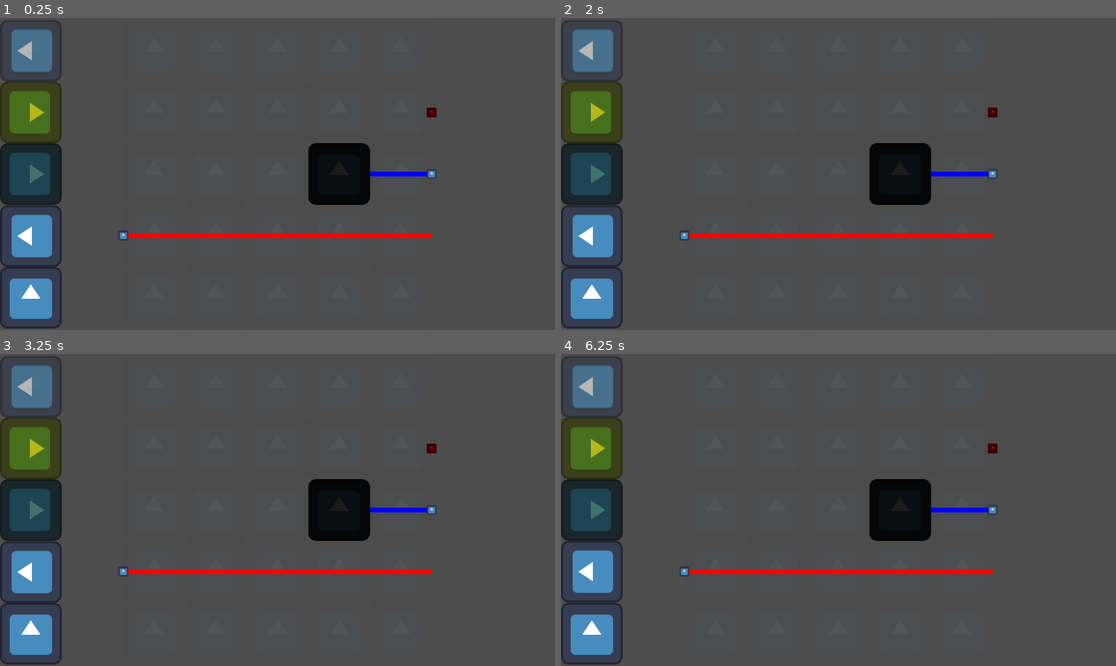
Above: before the commit, frames 1-4 (two rows, left to right).
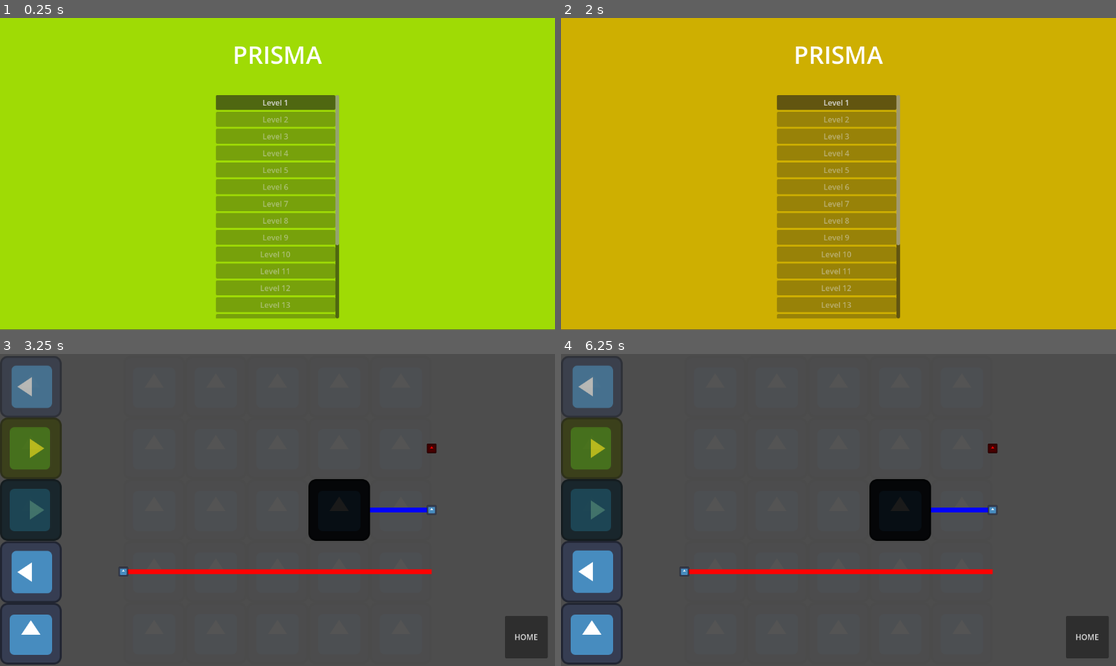
Above: after the commit, the same moments.

Repository: Phijo1/Prisma
Game: Godot game, scene res://menus/main_menu.tscn
The game is run twice, just before and just after one commit, with the same random seed, the same clock (stepped at 60 frames per second) and the same inputs. Before the commit the project starts from res://level.tscn. The engine's default icon, where the game draws it, is replaced by a stand-in: a white triangle on a blue panel in a dark square.
Inputs (mouse positions are in pixels of both pictures, inside the frame that each line leads up to):
- Up to frame 1 (0.25 s): no input
- Up to frame 2 (2 s): click (838, 102) at 0.5 s, where only the run after the commit has a clickable "Level 1"; click (1088, 301) at 1.25 s, where only the run after the commit has a clickable "HOME"
- Up to frame 3 (3.25 s): click (277, 438) at 2 s, where only the run after the commit has a clickable "Level 1"; tap Enter at 2.75 s; move the mouse to (338, 510) at 2.77 s; hold E (r_right) from 2.78 s (still down); click (338, 510) at 2.92 s
- Up to frame 4 (6.25 s): tap Space at 3.5, 5 s; move the mouse to (594, 385) at 3.52 s; release E (r_right) at 3.53 s; hold Q (r_left) 3.53-4.28 s; click (594, 385) at 3.67 s; tap Enter at 4.25, 5.75 s; move the mouse to (594, 447) at 4.27 s; hold E (r_right) 4.28-5.78 s; click (594, 447) at 4.42 s; move the mouse to (594, 510) at 5.02 s; click (594, 510) at 5.17 s; move the mouse to (594, 572) at 5.77 s; hold Q (r_left) from 5.78 s (still down); click (594, 572) at 5.92 s

The runs differ from the first frame. In frame 1, 100% of the frame differs, in the area x 0-100%, y 0-100%; in frame 2, 100%; in frame 3, 1.0%; in frame 4, 1.0%.

Commit message:
Add changing level functionality

Diff:
--- /dev/null
+++ b/color_rect.gd
@@ -0,0 +1,10 @@
+extends ColorRect
+
+var time_passed = 0.0
+
+func _process(delta):
+	time_passed += delta
+	var r = sin(time_passed) * 0.5 + 0.5
+	var g = sin(time_passed + 2.094) * 0.5 + 0.5  # Offset by 2π/3
+	var b = sin(time_passed + 4.188) * 0.5 + 0.5  # Offset by 4π/3
+	self.color = Color(r, g, b)
--- /dev/null
+++ b/current_level.gd
@@ -0,0 +1,3 @@
+extends Node
+
+var value = 0
--- a/level.gd
+++ b/level.gd
@@ -3,10 +3,13 @@
 @onready var rayGrid = %RayGrid
 @onready var prismGrid = %PrismGrid
 @onready var gridArray = rayGrid.get_children()
+@export var levelNumber = 1
 var grid2DArray: Array[Array]
 var winArray: Array
 
 var win = false
+signal win_show
+signal win_hide
 
 # Called when the node enters the scene tree for the first time.
 func _ready() -> void:
@@ -101,6 +104,12 @@
 		if y.destMatched == false:
 			win = false
 
+	if win:
+		CurrentLevel.value = levelNumber
+		win_show.emit()
+	else:
+		win_hide.emit()
+
 
 func rayDown(i,j,colour):
 	i += 1
--- a/level.tscn
+++ b/level.tscn
@@ -1,12 +1,13 @@
-[gd_scene load_steps=8 format=3 uid="uid://bfsrsa2l7bn3f"]
+[gd_scene load_steps=9 format=3 uid="uid://bfsrsa2l7bn3f"]
 
 [ext_resource type="PackedScene" uid="uid://dieejrp8kpwab" path="res://empty_grid.tscn" id="1_u52ul"]
 [ext_resource type="Script" uid="uid://frcp702o3bx" path="res://level.gd" id="1_vonw3"]
 [ext_resource type="PackedScene" uid="uid://c3v2pel6k0shv" path="res://splitter.tscn" id="3_0b4ue"]
-[ext_resource type="PackedScene" uid="uid://do10hshkcgjm" path="res://block.tscn" id="3_1ainy"]
+[ext_resource type="PackedScene" path="res://block.tscn" id="3_1ainy"]
 [ext_resource type="PackedScene" uid="uid://dta3q7vfg4hxv" path="res://mirror.tscn" id="3_oi3di"]
 [ext_resource type="PackedScene" uid="uid://bykhrc6vnbjhf" path="res://filter.tscn" id="4_f2txt"]
-[ext_resource type="PackedScene" uid="uid://dd8km2o6vd228" path="res://combiner.tscn" id="6_n6hdu"]
+[ext_resource type="PackedScene" path="res://combiner.tscn" id="6_n6hdu"]
+[ext_resource type="PackedScene" uid="uid://b7yokb5iixl7i" path="res://menus/hud.tscn" id="8_km5ld"]
 
 [node name="Level" type="Node2D"]
 script = ExtResource("1_vonw3")
@@ -154,3 +155,8 @@
 [node name="Mirror" parent="CanvasLayer/PrismGrid/EmptyGrid5" instance=ExtResource("3_oi3di")]
 position = Vector2(0, 1)
 direc = 4
+
+[node name="HUD" parent="." instance=ExtResource("8_km5ld")]
+
+[connection signal="win_hide" from="." to="HUD" method="_on_level_win_hide"]
+[connection signal="win_show" from="." to="HUD" method="_on_level_win_show"]
--- a/levels/level1.tscn
+++ b/levels/level1.tscn
@@ -1,10 +1,13 @@
-[gd_scene load_steps=6 format=3 uid="uid://dm0asgstpqj7v"]
+[gd_scene load_steps=9 format=3 uid="uid://56050wdm875x"]
 
 [ext_resource type="Script" uid="uid://frcp702o3bx" path="res://level.gd" id="1_v8kj3"]
 [ext_resource type="PackedScene" uid="uid://dieejrp8kpwab" path="res://empty_grid.tscn" id="2_crycw"]
+[ext_resource type="PackedScene" path="res://block.tscn" id="3_045es"]
 [ext_resource type="PackedScene" uid="uid://c3v2pel6k0shv" path="res://splitter.tscn" id="3_i2041"]
 [ext_resource type="PackedScene" uid="uid://bykhrc6vnbjhf" path="res://filter.tscn" id="4_xy4tn"]
 [ext_resource type="PackedScene" uid="uid://dta3q7vfg4hxv" path="res://mirror.tscn" id="5_usj0q"]
+[ext_resource type="PackedScene" path="res://combiner.tscn" id="6_omn1t"]
+[ext_resource type="PackedScene" uid="uid://b7yokb5iixl7i" path="res://menus/hud.tscn" id="8_lf3p4"]
 
 [node name="Level" type="Node2D"]
 script = ExtResource("1_v8kj3")
@@ -38,7 +41,6 @@
 
 [node name="EmptyGrid3" parent="CanvasLayer/RayGrid" instance=ExtResource("2_crycw")]
 layout_mode = 2
-source = [5, 1]
 
 [node name="EmptyGrid4" parent="CanvasLayer/RayGrid" instance=ExtResource("2_crycw")]
 layout_mode = 2
@@ -74,13 +76,15 @@
 [node name="EmptyGrid14" parent="CanvasLayer/RayGrid" instance=ExtResource("2_crycw")]
 layout_mode = 2
 
+[node name="Block" parent="CanvasLayer/RayGrid/EmptyGrid14" instance=ExtResource("3_045es")]
+
 [node name="EmptyGrid15" parent="CanvasLayer/RayGrid" instance=ExtResource("2_crycw")]
 layout_mode = 2
-source = [2, 2]
+source = [3, 2]
 
 [node name="EmptyGrid16" parent="CanvasLayer/RayGrid" instance=ExtResource("2_crycw")]
 layout_mode = 2
-source = [6, 4]
+source = [2, 4]
 
 [node name="EmptyGrid17" parent="CanvasLayer/RayGrid" instance=ExtResource("2_crycw")]
 layout_mode = 2
@@ -131,13 +135,12 @@
 layout_mode = 2
 
 [node name="Filter" parent="CanvasLayer/PrismGrid/EmptyGrid2" instance=ExtResource("4_xy4tn")]
+filterColour = 4
 
 [node name="EmptyGrid3" parent="CanvasLayer/PrismGrid" instance=ExtResource("2_crycw")]
 layout_mode = 2
 
-[node name="Mirror" parent="CanvasLayer/PrismGrid/EmptyGrid3" instance=ExtResource("5_usj0q")]
-position = Vector2(0, 1)
-direc = 2
+[node name="Combiner" parent="CanvasLayer/PrismGrid/EmptyGrid3" instance=ExtResource("6_omn1t")]
 
 [node name="EmptyGrid4" parent="CanvasLayer/PrismGrid" instance=ExtResource("2_crycw")]
 layout_mode = 2
@@ -152,3 +155,8 @@
 [node name="Mirror" parent="CanvasLayer/PrismGrid/EmptyGrid5" instance=ExtResource("5_usj0q")]
 position = Vector2(0, 1)
 direc = 4
+
+[node name="HUD" parent="." instance=ExtResource("8_lf3p4")]
+
+[connection signal="win_hide" from="." to="HUD" method="_on_level_win_hide"]
+[connection signal="win_show" from="." to="HUD" method="_on_level_win_show"]
--- a/levels/level2.tscn
+++ b/levels/level2.tscn
@@ -1,13 +1,17 @@
-[gd_scene load_steps=6 format=3 uid="uid://fsylw7or5uaf"]
+[gd_scene load_steps=9 format=3 uid="uid://1o3simy1oxce"]
 
 [ext_resource type="Script" uid="uid://frcp702o3bx" path="res://level.gd" id="1_g1dg4"]
 [ext_resource type="PackedScene" uid="uid://dieejrp8kpwab" path="res://empty_grid.tscn" id="2_s1bpp"]
 [ext_resource type="PackedScene" uid="uid://c3v2pel6k0shv" path="res://splitter.tscn" id="3_76ugp"]
+[ext_resource type="PackedScene" path="res://block.tscn" id="3_e8p81"]
 [ext_resource type="PackedScene" uid="uid://bykhrc6vnbjhf" path="res://filter.tscn" id="4_e8p81"]
 [ext_resource type="PackedScene" uid="uid://dta3q7vfg4hxv" path="res://mirror.tscn" id="5_55gdq"]
+[ext_resource type="PackedScene" path="res://combiner.tscn" id="6_55gdq"]
+[ext_resource type="PackedScene" uid="uid://b7yokb5iixl7i" path="res://menus/hud.tscn" id="8_crte6"]
 
 [node name="Level" type="Node2D"]
 script = ExtResource("1_g1dg4")
+levelNumber = 2
 
 [node name="CanvasLayer" type="CanvasLayer" parent="."]
 
@@ -38,7 +42,6 @@
 
 [node name="EmptyGrid3" parent="CanvasLayer/RayGrid" instance=ExtResource("2_s1bpp")]
 layout_mode = 2
-source = [5, 1]
 
 [node name="EmptyGrid4" parent="CanvasLayer/RayGrid" instance=ExtResource("2_s1bpp")]
 layout_mode = 2
@@ -74,13 +77,15 @@
 [node name="EmptyGrid14" parent="CanvasLayer/RayGrid" instance=ExtResource("2_s1bpp")]
 layout_mode = 2
 
+[node name="Block" parent="CanvasLayer/RayGrid/EmptyGrid14" instance=ExtResource("3_e8p81")]
+
 [node name="EmptyGrid15" parent="CanvasLayer/RayGrid" instance=ExtResource("2_s1bpp")]
 layout_mode = 2
-source = [2, 2]
+source = [3, 2]
 
 [node name="EmptyGrid16" parent="CanvasLayer/RayGrid" instance=ExtResource("2_s1bpp")]
 layout_mode = 2
-source = [6, 4]
+source = [2, 4]
 
 [node name="EmptyGrid17" parent="CanvasLayer/RayGrid" instance=ExtResource("2_s1bpp")]
 layout_mode = 2
@@ -131,13 +136,12 @@
 layout_mode = 2
 
 [node name="Filter" parent="CanvasLayer/PrismGrid/EmptyGrid2" instance=ExtResource("4_e8p81")]
+filterColour = 4
 
 [node name="EmptyGrid3" parent="CanvasLayer/PrismGrid" instance=ExtResource("2_s1bpp")]
 layout_mode = 2
 
-[node name="Mirror" parent="CanvasLayer/PrismGrid/EmptyGrid3" instance=ExtResource("5_55gdq")]
-position = Vector2(0, 1)
-direc = 2
+[node name="Combiner" parent="CanvasLayer/PrismGrid/EmptyGrid3" instance=ExtResource("6_55gdq")]
 
 [node name="EmptyGrid4" parent="CanvasLayer/PrismGrid" instance=ExtResource("2_s1bpp")]
 layout_mode = 2
@@ -152,3 +156,8 @@
 [node name="Mirror" parent="CanvasLayer/PrismGrid/EmptyGrid5" instance=ExtResource("5_55gdq")]
 position = Vector2(0, 1)
 direc = 4
+
+[node name="HUD" parent="." instance=ExtResource("8_crte6")]
+
+[connection signal="win_hide" from="." to="HUD" method="_on_level_win_hide"]
+[connection signal="win_show" from="." to="HUD" method="_on_level_win_show"]
--- /dev/null
+++ b/menus/hud.gd
@@ -0,0 +1,16 @@
+extends CanvasLayer
+
+func _ready():
+	$NextLevelButton.visible = false
+
+func _on_home_button_pressed() -> void:
+	get_tree().change_scene_to_file("res://menus/main_menu.tscn")
+
+func _on_next_level_button_pressed() -> void:
+	pass # Replace with function body.
+
+func _on_level_win_hide() -> void:
+	$NextLevelButton.visible = false
+
+func _on_level_win_show() -> void:
+	$NextLevelButton.visible = true
--- /dev/null
+++ b/menus/hud.tscn
@@ -0,0 +1,24 @@
+[gd_scene load_steps=2 format=3 uid="uid://b7yokb5iixl7i"]
+
+[ext_resource type="Script" uid="uid://cijsbwmklnkjy" path="res://menus/hud.gd" id="1_633jc"]
+
+[node name="HUD" type="CanvasLayer"]
+script = ExtResource("1_633jc")
+
+[node name="HomeButton" type="Button" parent="."]
+offset_left = 1048.0
+offset_top = 544.0
+offset_right = 1137.0
+offset_bottom = 632.0
+text = "HOME"
+
+[node name="NextLevelButton" type="Button" parent="."]
+offset_left = 944.0
+offset_top = 544.0
+offset_right = 1033.0
+offset_bottom = 632.0
+text = "NEXT
+LEVEL"
+
+[connection signal="pressed" from="HomeButton" to="." method="_on_home_button_pressed"]
+[connection signal="pressed" from="NextLevelButton" to="." method="_on_next_level_button_pressed"]
--- a/main_menu.tscn
+++ b/menus/main_menu.tscn
@@ -1,6 +1,7 @@
-[gd_scene load_steps=2 format=3 uid="uid://cg6thxnbewju"]
+[gd_scene load_steps=3 format=3 uid="uid://cg6thxnbewju"]
 
-[ext_resource type="Script" uid="uid://y01h1jbgyrgy" path="res://v_level_container.gd" id="1_06t4h"]
+[ext_resource type="Script" uid="uid://cawewskl8jt4h" path="res://color_rect.gd" id="1_ij7vn"]
+[ext_resource type="Script" uid="uid://y01h1jbgyrgy" path="res://menus/v_level_container.gd" id="2_yjgyn"]
 
 [node name="Main Menu" type="Control"]
 layout_mode = 3
@@ -20,6 +21,7 @@
 grow_horizontal = 2
 grow_vertical = 2
 color = Color(0.588579, 0.569844, 0.987911, 1)
+script = ExtResource("1_ij7vn")
 
 [node name="ScrollContainer" type="ScrollContainer" parent="."]
 layout_mode = 1
@@ -37,7 +39,7 @@
 layout_mode = 2
 size_flags_horizontal = 3
 size_flags_vertical = 3
-script = ExtResource("1_06t4h")
+script = ExtResource("2_yjgyn")
 
 [node name="RichTextLabel" type="RichTextLabel" parent="."]
 layout_mode = 1
@@ -48,12 +50,9 @@
 offset_top = 24.0
 offset_right = -384.0
 offset_bottom = -520.0
+grow_horizontal = 2
+grow_vertical = 2
 theme_override_font_sizes/normal_font_size = 50
 text = "PRISMA"
 horizontal_alignment = 1
 vertical_alignment = 1
-
-[node name="Button" type="Button" parent="."]
-layout_mode = 0
-offset_right = 8.0
-offset_bottom = 8.0
--- a/v_level_container.gd
+++ b/menus/v_level_container.gd
@@ -1,18 +1,20 @@
 extends VBoxContainer
 
 @onready var v_level_container = $"."
+var current_level = 0
 
 func _ready():
 	for i in range(20):
 		var button = Button.new()
 		button.text = "Level %d" %(i + 1)
-		button.disabled = i > 0
+		button.disabled = i > CurrentLevel.value
 		button.pressed.connect(_on_level_button_pressed.bind("res://levels/level%d.tscn" %(i+1)))
 		v_level_container.add_child(button)
 
 func _on_level_button_pressed(scene: String):
 	get_tree().change_scene_to_file(scene)
 
-func _on_level_complete(level_number: int):
-	var next_level_button = v_level_container.get_child(level_number)
+func _on_level_complete():
+	current_level += 1
+	var next_level_button = v_level_container.get_child(current_level)
 	next_level_button.disabled = false
--- a/project.godot
+++ b/project.godot
@@ -11,9 +11,17 @@
 [application]
 
 config/name="Prism PoC GDScript"
-run/main_scene="uid://bfsrsa2l7bn3f"
+run/main_scene="uid://cg6thxnbewju"
 config/features=PackedStringArray("4.4", "GL Compatibility")
 config/icon="res://icon.svg"
+
+[autoload]
+
+CurrentLevel="*res://current_level.gd"
+
+[dotnet]
+
+project/assembly_name="Prism PoC GDScript"
 
 [input]
 
Not shown, added: color_rect.gd.uid
Not shown, added: current_level.gd.uid
Not shown, added: menus/hud.gd.uid
Renamed: v_level_container.gd.uid -> menus/v_level_container.gd.uid
